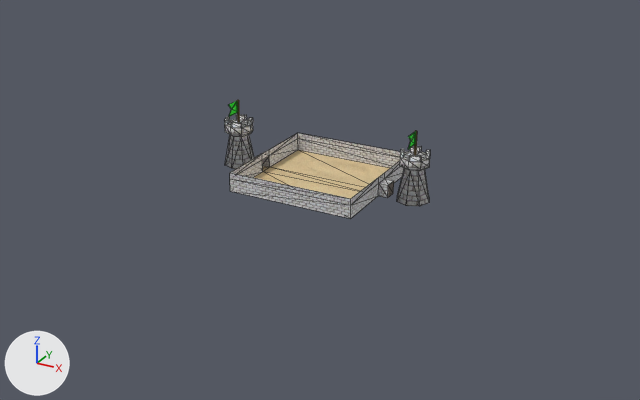
The COLLADA model res/datum/scene/arena.dae, before and after one commit.
Both versions are drawn from a 50 mm camera at (120.4, -220.0, 103.6) aimed at (2.5, -5.7, -3.6). Arrows for +X, +Y and +Z are at lower left; the lights stay in place. Mesh edges are drawn as thin lines.

In view in the first picture: 'Bashnya'.
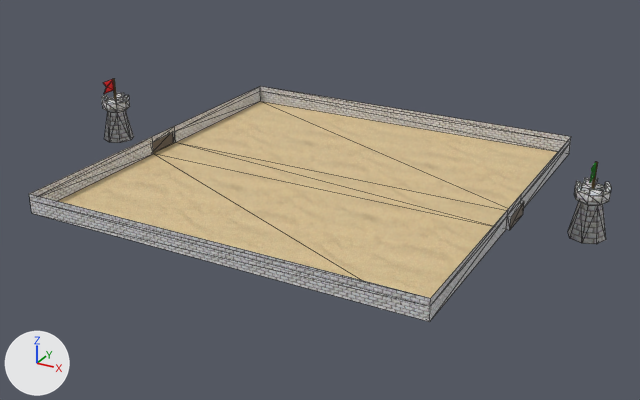
Commit message: larger arena

Diff of the bpy script that builds the scene:
```diff
--- a/res/datum/scene/arena.dae.py
+++ b/res/datum/scene/arena.dae.py
@@ mat_flag_b @@
+mat_flag_b = principled_material('Flag_B')
+mat_flag_b.base_color = (0.8, 0.0, 0.00342)  # red #e7000b
@@ me_cylinder @@
 # used by ob_bashnya; location = (0.0, 0.0, 0.0)
-me_cylinder.from_pydata(...)  # 210 vertices, 402 faces; spans x -35.0..35.0, y -20.0..20.0, z 0.0..21.0
+me_cylinder.from_pydata(...)  # 210 vertices, 402 faces; spans x -85.0..85.0, y -60.0..60.0, z 0.0..21.0
+# me_cylinder part 1: the loose piece of 89 vertices spanning x -35.0..-25.0, y -4.9..5.4, z 0.0..21.0 is moved by (-50.0, 0.0, 0.0)
+# me_cylinder part 2: the loose piece of 89 vertices spanning x 25.0..35.0, y -4.9..5.4, z 0.0..21.0 is moved by (50.0, 0.0, 0.0)
+# me_cylinder part 3: 32 of 210 vertices moved; they spanned x -23.0..23.0, y -20.0..20.0, z 0.0..6.0 and now span x -61.0..61.0, y -60.0..60.0, z 0.0..6.0; mean shift (0.0, 0.0, 0.0); largest move (-20.0, -20.0, 6.0) -> (-60.0, -60.0, 6.0)
+# me_cylinder part 4: 42 kept faces spanning x -61.0..61.0, y -60.0..60.0, z 0.0..6.0 get new texture (UV) coordinates
+# me_cylinder part 5: 22 faces spanning x -80.1..-79.9, y -4.9..0.1, z 17.3..21.0 switch from mat_flag (green #00e717) to mat_flag_b (red #e7000b)
 me_cylinder.materials.append(mat_wood)
```

Where the change shows, as pixel boxes (x1, y1, x2, y2) in the pictures (640 x 400 px; the box of a moved part takes in the faces that stretch with it):
'Bashnya', reshaped (182% wider, 103% taller): before (224, 100, 430, 219); after (29, 79, 611, 322)
part 1 of me_cylinder, moved or reshaped: before (224, 100, 255, 169); after (102, 79, 134, 143)
part 2 of me_cylinder, moved or reshaped: before (397, 131, 430, 206); after (568, 162, 611, 244)
part 3 of me_cylinder, moved or reshaped: before (262, 150, 404, 218); after (152, 126, 570, 321)
part 4 of me_cylinder, surface changed: before (230, 133, 400, 219); after (29, 86, 571, 322)
part 5 of me_cylinder, recoloured: before (229, 101, 238, 117); after (103, 79, 114, 94)
